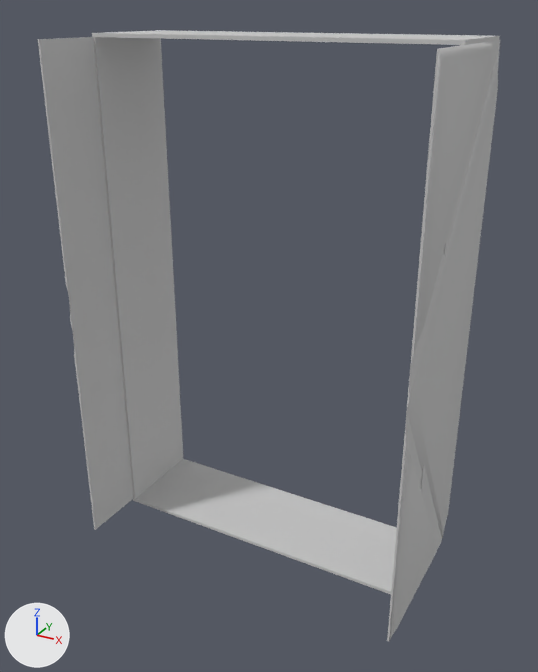
A saved change to the FBX model Gamelab-Jaar3-UnityProject/Assets/Sourcefiles/Art/Area01/3D_ENV_AREA1_SECRET DOOR/3D_ENV_AREA1_SECRET DOOR.FBX.
One viewpoint serves both versions: a camera (50 mm lens) standing at (0.851, -1.743, 1.559) and looking at (-0.08, -0.049, 0.713). Arrows for +X, +Y and +Z are at lower left; the lights stay in place. Both versions are drawn at frame 11 of the action 'Take 001'; the numbers are the values there.

Objects in the first picture: '3D_ENV_GEN_CLOSET', 'Door Right', 'Door left'.
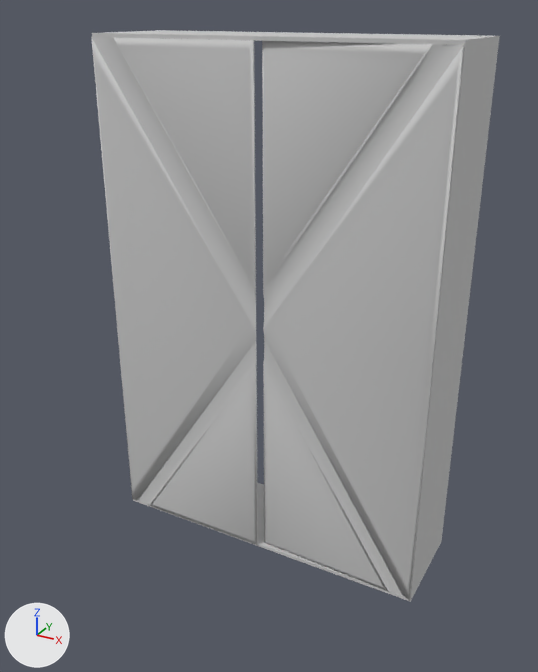
Diff of the bpy script that builds the scene:
```diff
--- a/Gamelab-Jaar3-UnityProject/Assets/Sourcefiles/Art/Area01/3D_ENV_AREA1_SECRET DOOR/3D_ENV_AREA1_SECRET DOOR.FBX.py
+++ b/Gamelab-Jaar3-UnityProject/Assets/Sourcefiles/Art/Area01/3D_ENV_AREA1_SECRET DOOR/3D_ENV_AREA1_SECRET DOOR.FBX.py
@@ ob_door_right @@
 ob_door_right.parent = ob_3d_env_gen_closet
-ob_door_right.location = (49.86, 15.63, 1.13)
-ob_door_right.rotation_euler = (-1.571, 0.0, 1.571)  # degrees (-90, 0, 90)
+ob_door_right.location = (49.71, -15.23, 1.13)
+ob_door_right.rotation_euler = (-1.571, 0.0, -0.0367)  # degrees (-90, 0, -2.1)
 ob_door_right.scale = (-1.0, -1.0, -1.0)
@@ ob_door_left @@
 ob_door_left.parent = ob_3d_env_gen_closet
-ob_door_left.location = (-49.95, 14.89, 1.13)
-ob_door_left.rotation_euler = (1.571, 0.0, -1.572)  # degrees (90, 0, -90)
+ob_door_left.location = (-49.79, -15.24, 1.13)
+ob_door_left.rotation_euler = (1.571, 0.0, 0.00042)  # degrees (90, 0, 0)
```

What differs and where, as boxes (x1, y1, x2, y2) in the pictures (538 x 672 px):
'Door Right', moved, turned: before (387, 40, 500, 641); after (262, 41, 464, 600)
'Door left', moved, turned: before (38, 37, 183, 530); after (91, 37, 258, 544)
